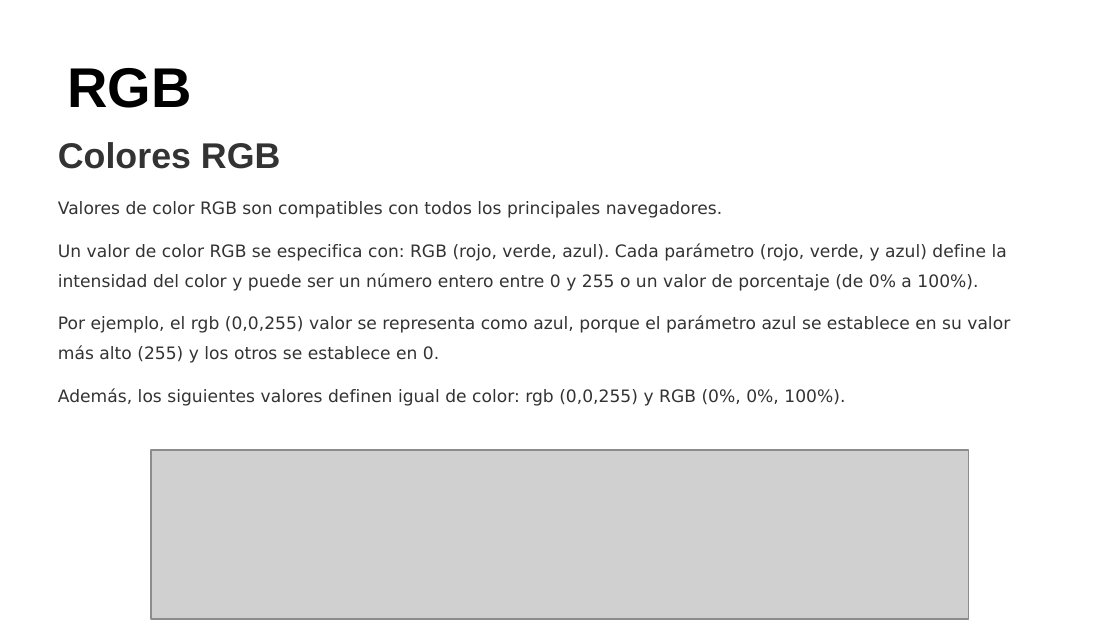
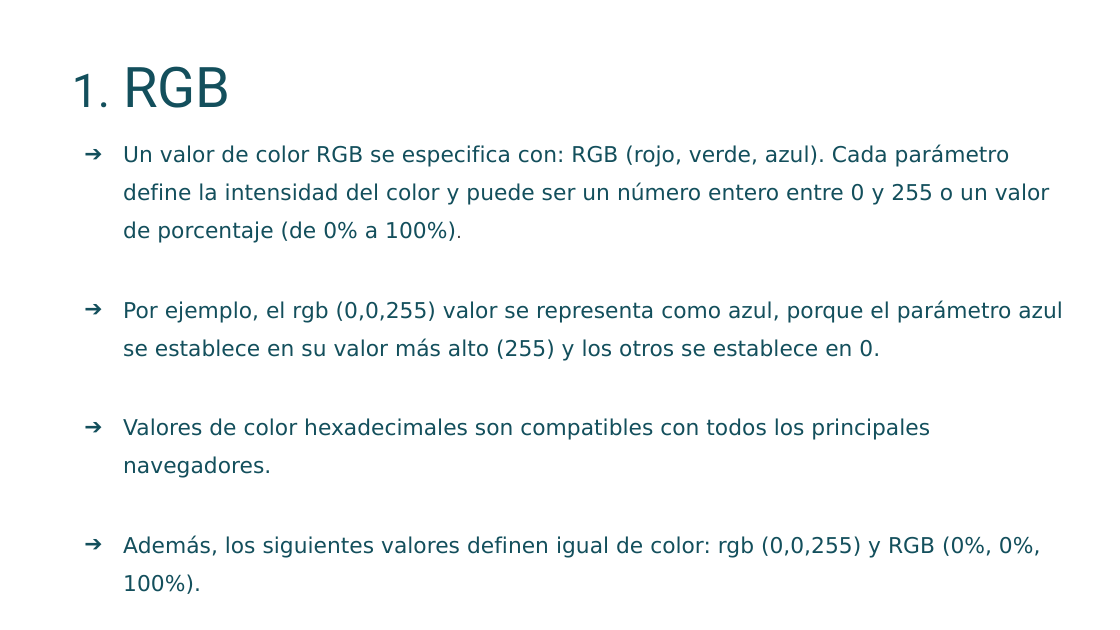
Before and after one commit to KatherineBermudez/Colores-css, a slide deck: slide 7 of Tarea Diseño.pptx (slide 4 before the commit). Drawn at 1120x630 pixels with LibreOffice and Linux fonts; fonts in the diff are those of the drawing; grey boxes stand for pictures. Boxes give left, top, right and bottom in pixels: in the first picture for what was removed or moved away, otherwise in the second. Text is boxed around its words. In the diff, an @@ line names an element or a change of style, - is before the commit and + after.

```diff
--- a/Tarea Diseño.pptx
+++ b/Tarea Diseño.pptx
@@ title "RGB" at bbox=[123, 66, 231, 108]: font Arial to Roboto, text colour #000000 to #134F5C, bold off; bullet none to 1. @@
@@ text "Un valor de color RGB ...": place and size @@
-text "Un valor de color RGB ..." at bbox=[58, 142, 1010, 406]
+text "Un valor de color RGB ..." at bbox=[123, 144, 1063, 594]
@@ text at bbox=[123, 144, 1050, 243]: text changed; size 11 to 14 pt; text colour #333333 to #134F5C @@
-Colores RGB
-Valores de color RGB son compatibles con todos los principales navegadores.
-Un valor de color RGB se especifica con: RGB (rojo, verde, azul). Cada parámetro (rojo, verde, y azul) define la intensidad del color y puede ser un número entero entre 0 y 255 o un valor de porcentaje (de 0% a 100%).
+➔ Un valor de color RGB se especifica con: RGB (rojo, verde, azul). Cada parámetro define la intensidad del color y puede ser un número entero entre 0 y 255 o un valor de porcentaje (de 0% a 100%).
@@ text at bbox=[123, 300, 1063, 594]: size 11 to 14 pt, text colour #333333 to #134F5C in "Por ejemplo, el rgb (0,0,255) valor se ...", "Además, los siguientes valores definen igual de ..."; bullet none to ➔ @@
@@ text at bbox=[123, 418, 930, 478]: paragraph added @@
+➔ Valores de color hexadecimales son compatibles con todos los principales navegadores.
@@ picture removed at bbox=[151, 450, 969, 619] @@
```
Also in this commit, not shown: 6 other slides changed, 7 slides added.
